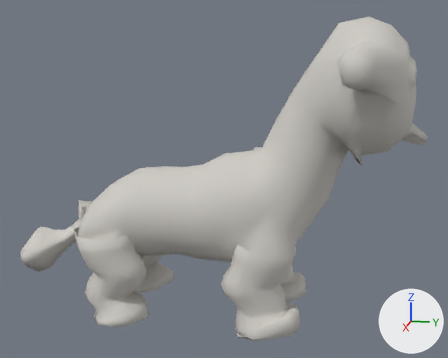
A saved change to the Blender file art/blender/lion_cage.blend.
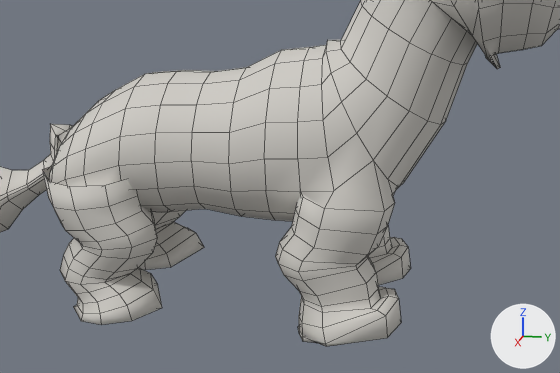
There are two pictures of each version: one whole from a 50 mm lens placed at (1.897, 0.449, 0.915), pointed at (-0.005, 0.068, 0.439), one close up on the part from 10% to 89% of the width and 34% to 100% of the height. Every picture has the same lights, and +X, +Y and +Z are marked at lower right. The last two pictures show the newer version. The close-ups show mesh edges as thin lines.

Script lines for the objects in view, before the commit:
```python
me_lioncage = bpy.data.meshes.new('LionCage')
me_lioncage.from_pydata(...)  # 989 vertices, 987 faces; spans x -0.296..0.296, y -0.657..0.681, z -0.017..0.943
me_lioncage.polygons.foreach_set('use_smooth', [True] * 987)
me_lioncage.materials.append(mat_cagesurf)  # light grey #cecbc5
ob_lioncage = bpy.data.objects.new('LionCage', me_lioncage)
ob_lioncage.location = (0.0, 0.0, 0.0)
```
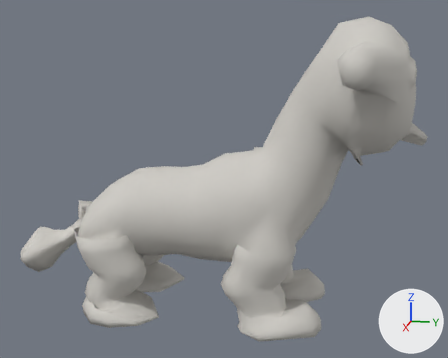
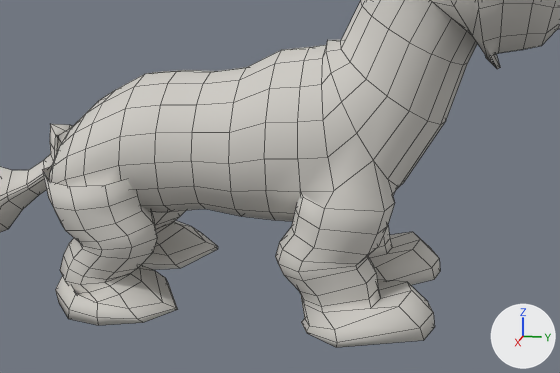
Pixel boxes [x1, y1, x2, y2] of what changed, in the close-ups (560 x 373 px; the box of a moved part takes in the faces that stretch with it):
part 1 of me_lioncage, moved or reshaped: before [298, 237, 411, 347]; after [301, 232, 440, 347]
part 2 of me_lioncage, built on: before [74, 225, 204, 325]; after [56, 221, 218, 325]

The change, as a list of edits to the scene's bpy script:
```text
Change me_lioncage:
    used by ob_lioncage; location = (0.0, 0.0, 0.0)
    remove me_lioncage.from_pydata(...)  # 989 vertices, 987 faces; spans x -0.296..0.296, y -0.657..0.681, z -0.017..0.943
    add me_lioncage.from_pydata(...)  # 1005 vertices, 1003 faces; spans x -0.296..0.296, y -0.657..0.681, z 0.004..0.943
    me_lioncage part 1
    48 vertices move from x -0.231..0.231, y 0.134..0.335, z -0.017..0.072 to x -0.237..0.237, y 0.141..0.4, z 0.004..0.088
    me_lioncage part 2
    8 vertices are removed from x -0.232..0.232, y -0.292..-0.185, z 0.003..0.013
    18 faces are deleted
    24 vertices move from x -0.222..0.222, y -0.335..-0.142, z -0.002..0.053 to x -0.232..0.232, y -0.371..-0.111, z 0.022..0.073
    24 vertices are added at x -0.244..0.244, y -0.368..-0.109, z 0.004..0.032
    34 new faces join them
```
